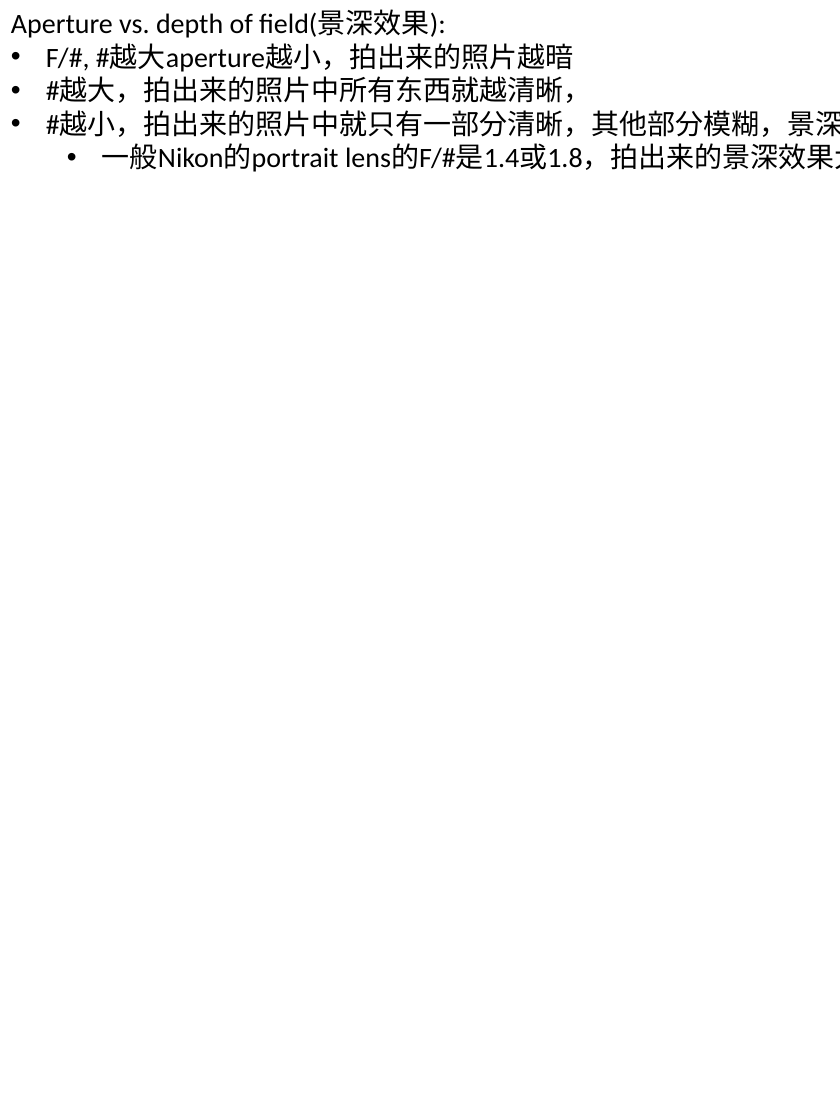
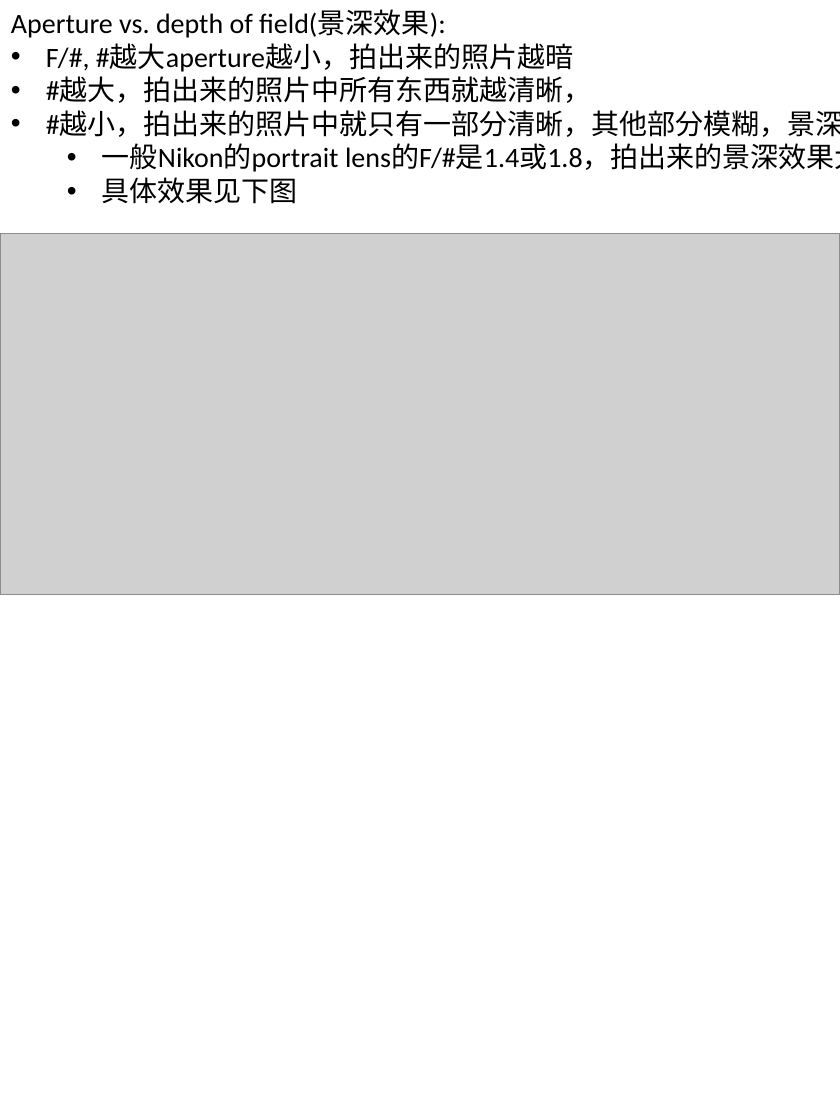
Before and after one commit to legend507/CommonSense, a slide deck: slide 3 of [BeAPhotographer].pptx. Drawn at 840x1120 pixels with LibreOffice and Linux fonts; fonts in the diff are those of the drawing; grey boxes stand for pictures. Boxes give left, top, right and bottom in pixels: in the first picture for what was removed or moved away, otherwise in the second. Text is boxed around its words. In the diff, an @@ line names an element or a change of style, - is before the commit and + after.

Commit message:
add photo knowledge
- photo
aperture vs. bokeh

```diff
--- a/[BeAPhotographer].pptx
+++ b/[BeAPhotographer].pptx
@@ text at (102,177,298,204): paragraph added @@
+  • 具体效果见下图
@@ picture added at (0,234,840,595) @@
```
